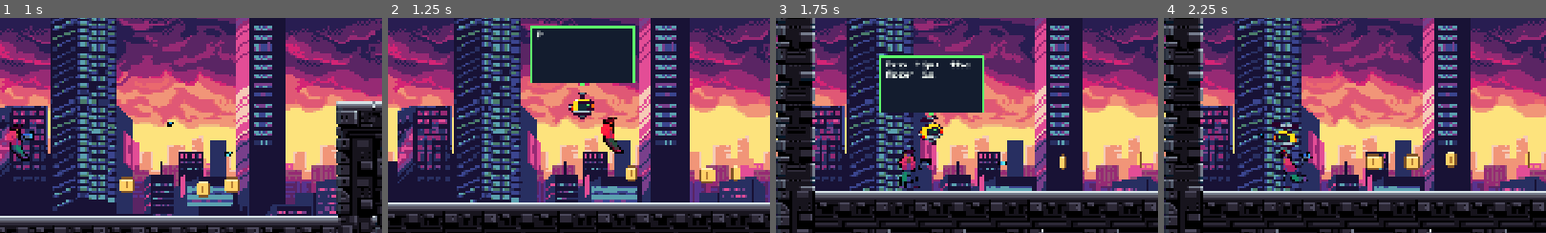
Above: before the commit, frames 1-4 (left to right).
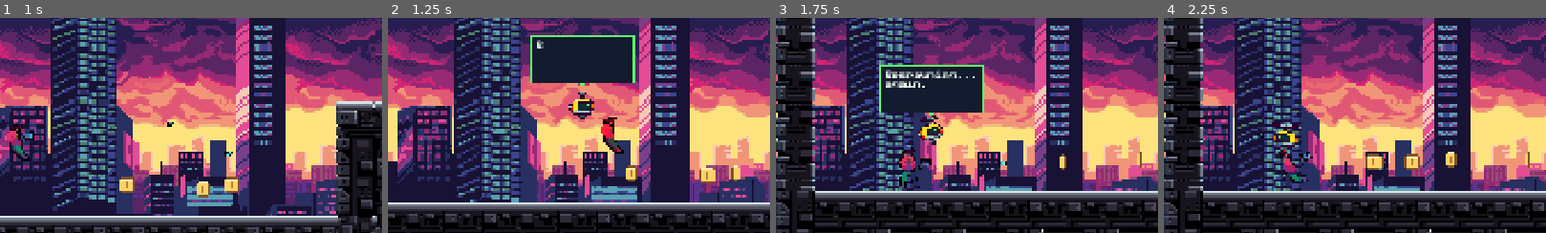
Above: after the commit, the same moments.

Repository: jross-iscteiul/gamejam2026
Game: Godot game, scene res://tests/game_logic/test_package3.tscn
The game is run twice, just before and just after one commit, with the same random seed, the same clock (stepped at 60 frames per second) and the same inputs. This scene is started directly instead of the project's main scene. Sound files missing from this copy of the repository are replaced by a short silence.
Inputs (mouse positions are % of the whole screen's width and height, from its top left):
- Up to frame 1 (1 s): tap Enter at 0.5 s; move the mouse to (72, 45) at 0.52 s; hold D (move_right) from 0.53 s (still down); tap Shift (dash) at 0.6 s; click (72, 45) at 0.67 s; tap Space (jump) at 0.77 s
- Up to frame 2 (1.25 s): keep holding D (move_right)
- Up to frame 3 (1.75 s): release D (move_right) at 1.25 s; drag from (30, 55) to (83, 63) at 1.27 s
- Up to frame 4 (2.25 s): move the mouse to (60, 28) at 2.02 s; hold A (move_left) from 2.03 s (still down); hold E (interact) from 2.03 s (still down)
The pictures show only the part of the screen within x 0-50%, y 24-74%; the shares and areas given below are measured in that part.

Frame 1 is identical in both runs. In frame 2, 1.5% of the frame differs, in the area x 37-65%, y 3-15%; in frame 3, 2.0%, in the area x 27-55%, y 17-33%; in frame 4, nothing differs.

Commit message:
[game logic] player death brings JARVIS back with at least 75% energy

Diff:
--- a/autoload/game_state.gd
+++ b/autoload/game_state.gd
@@ -21,6 +21,8 @@
 const ABILITY_COSTS := {&"dash": 1, &"shield": 2, &"boost_jump": 3}
 const FEED_COST: int = 3
 const FEED_ENERGY: float = 25.0
+## On each player death JARVIS comes back with at least this much energy (revived if offline).
+const DEATH_ENERGY: float = 75.0
 const ENERGY_DRAIN := [0.8, 1.2, 1.6, 2.0] # energy per active gameplay second
 const KILL_DOUBT_CHANCE := [0.10, 0.25, 0.40, 0.60]
 
@@ -155,3 +157,5 @@
 	run_clock.record_death()
 	if jarvis_enabled:
 		jarvis_say.emit(Dialogue.get_line("death", current_level), "smug")
+	if not jarvis_hostile and energy < DEATH_ENERGY:
+		energy = DEATH_ENERGY
--- a/tests/game_logic/test_package3.gd
+++ b/tests/game_logic/test_package3.gd
@@ -84,6 +84,13 @@
 	var balance := GameState.tokens
 	_check(not GameState.feed_jarvis() and GameState.tokens == balance, "feeding at full energy never wastes tokens")
 	_check(GameState.kill_doubt_chance(4) > GameState.kill_doubt_chance(1), "kill doubt grows across levels")
+	GameState.energy = 0
+	GameState.player_died.emit()
+	_check(GameState.jarvis_enabled and GameState.energy == GameState.DEATH_ENERGY, "death brings JARVIS back at 75% energy")
+	GameState.energy = 90
+	GameState.player_died.emit()
+	_check(GameState.energy == 90, "death never lowers JARVIS's energy")
+	_deaths -= 2 # these two synthetic deaths must not count in the real death checks below
 	GameState.begin_level(1)
 	GameState.energy = 100
 	GameState._process(10)
